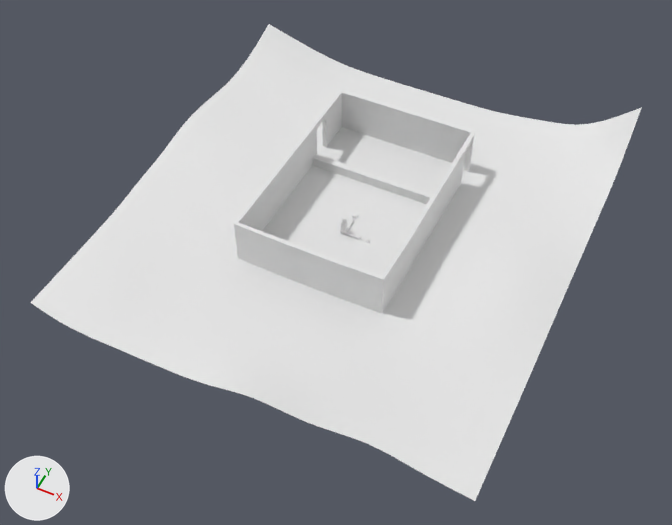
Before and after pictures for a commit that changed the Blender file ld40_moreworse/ld40_moreworse/assets/WORSE_warehouse.blend.
Before and after are seen from a 50 mm camera at (126.4, -260.8, 303.9) aimed at (3.2, -14.3, -4.2). The lights are fixed; the arrows at lower left show +X, +Y and +Z.

The first picture shows 'AxisThing', 'ExtGround', 'Suzanne', 'WH_FloorCounter', 'WH_Walls'.
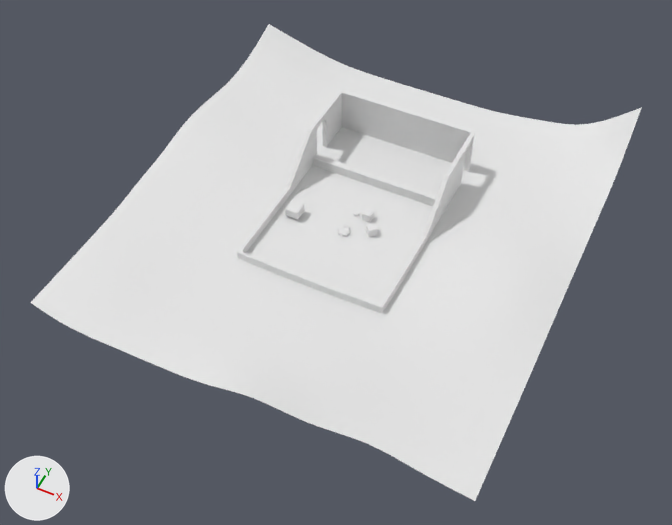
Where the change shows, as pixel boxes (x1, y1, x2, y2) in the pictures (672 x 525 px; the box of a moved part takes in the faces that stretch with it):
```json
{"object": "WH_Walls", "change": "reshaped", "before": [234, 90, 475, 313], "after": [237, 90, 475, 313]}
{"object": "Crate", "change": "mesh rescaled, moved", "before": [340, 228, 348, 234], "after": [285, 200, 304, 219]}
{"object": "AxisThing", "change": "deleted", "before": [340, 218, 364, 241]}
{"object": "Cube", "change": "moved, turned, rescaled", "before": [352, 213, 358, 218], "after": [366, 223, 377, 237]}
{"object": "_Cube.001", "change": "added", "after": [362, 209, 374, 223]}
{"object": "robot", "change": "reshaped", "after": [337, 225, 351, 237], "on screen": "not visible before"}
{"object": "Suzanne", "change": "deleted", "before": [342, 218, 347, 223]}
{"part": 2, "of": "me_cylinder_001", "change": "moved or reshaped", "after": [338, 225, 350, 237], "on screen": "not visible before"}
{"part": 3, "of": "me_grid_002", "change": "moved or reshaped", "before": [234, 130, 449, 310], "after": [237, 130, 449, 310]}
```

Scene script edits in JSON lines:
```json
{"block": "me_cube_002", "where": "me_cube_002.from_pydata(...)  # 24 vertices, 26 faces; spans x -1.34..1.34, y -1.34..1.34, z -1.08..0.67"}
{"block": "me_cube_002", "where": "# used by ob_crate; location = (0.0, 0.0, 1.5)"}
{"block": "me_cube_002", "change": "me_cube_002 part 1: the whole mesh is scaled about the mesh origin by 2.5"}
{"block": "me_cylinder_001", "where": "# used by ob_robot; location = (0.0, 0.0, 0.0)"}
{"op": "remove", "block": "me_cylinder_001", "code": "me_cylinder_001.from_pydata(...)  # 306 vertices, 344 faces; spans x -1.39..1.39, y -1.39..1.39, z -0.03..0.74"}
{"op": "add", "block": "me_cylinder_001", "code": "me_cylinder_001.from_pydata(...)  # 306 vertices, 344 faces; spans x -3.48..3.48, y -3.48..4.3, z -0.08..1.85"}
{"block": "me_cylinder_001", "change": "me_cylinder_001 part 2: 110 of 306 vertices moved; they spanned x -1.0..1.0, y -1.0..1.39, z -0.03..0.5 and now span x -2.5..2.5, y -2.5..4.3, z -0.08..1.25; mean shift (0.0, 0.33, 0.45); largest move (0.0, 1.39, 0.37) -> (0.0, 4.3, 0.93)"}
{"block": "me_grid_002", "where": "me_grid_002.from_pydata(...)  # 100 vertices, 102 faces; spans x -35.3..35.3, y -35.3..67.0, z 0.0..21.7"}
{"block": "me_grid_002", "where": "# used by ob_wh_walls; location = (0.0, 0.0, 0.0)"}
{"block": "me_grid_002", "change": "me_grid_002 part 3: all 16 vertices in x -35.3..35.3, y -35.3..11.1, z 21.7 are moved by (0.0, 0.0, -17.7)"}
{"op": "remove", "block": "ob_suzanne", "code": ["ob_suzanne = bpy.data.objects.new('Suzanne', me_suzanne)", "ob_suzanne.location = (0.0, 0.0, 8.0)"]}
{"op": "set", "path": "ob_cube.location", "old": "(0.0, 11.4, 0.0)", "new": "(11.2, 5.3, 2.0)"}
{"op": "set", "path": "ob_cube.rotation_euler", "old": "(0.0, 0.0, 0.0)", "new": "(0.0, 0.0, 0.73)", "note": "degrees (0, 0, 0) -> degrees (0, 0, 42)"}
{"op": "set", "path": "ob_cube.scale", "old": "(1.0, 1.0, 1.0)", "new": "(2.0, 2.0, 2.0)"}
{"op": "remove", "block": "ob_axisthing", "code": ["ob_axisthing = bpy.data.objects.new('AxisThing', me_cutext_001)", "ob_axisthing.location = (-1.0, 8.4, 0.0)"]}
{"op": "set", "path": "ob_crate.location", "old": "(0.0, 0.0, 1.5)", "new": "(-25.0, 0.0, 3.9)"}
{"op": "add", "block": "ob_cube_001", "code": ["ob_cube_001 = bpy.data.objects.new('_Cube.001', me_cube_004)", "ob_cube_001.location = (5.9, 12.7, 2.0)", "ob_cube_001.scale = (2.0, 2.0, 2.0)"]}
```
